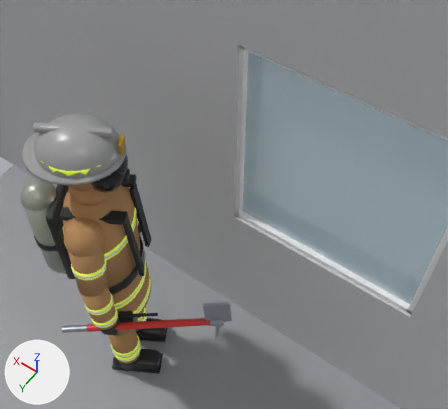
A saved change to the Blender file tools/blender/scenes/window_break.blend.
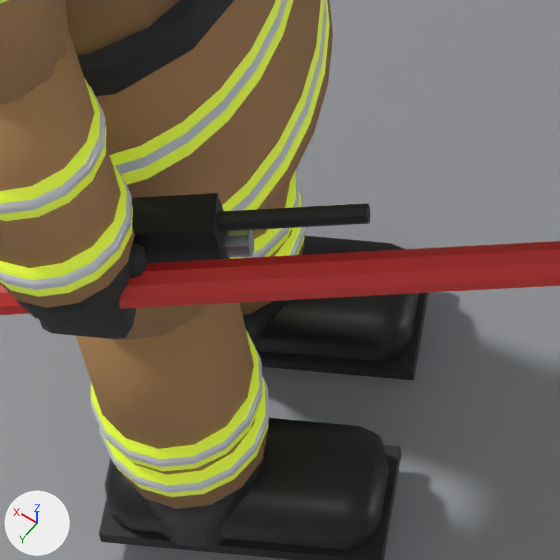
Old and new are each drawn from a 50 mm lens placed at (-0.592, 0.714, 3.496), pointed at (0.463, -0.763, 1.174) and again close up on the part from 21% to 42% of the width and 68% to 91% of the height. The axes (+X, +Y, +Z) are drawn at lower left. The lights are the same throughout. The last two pictures show the newer version.

Objects in the first close-up: 'belt', 'boot_L', 'boot_R', 'coat_skirt', 'coat_upper', 'floor', 'forearm_R', 'radio_ant', 'radio_body', 'radio_knob', 'shin_R', 'sole_R', 'tool2_shaft', 'upper_arm_R' and 22 more.
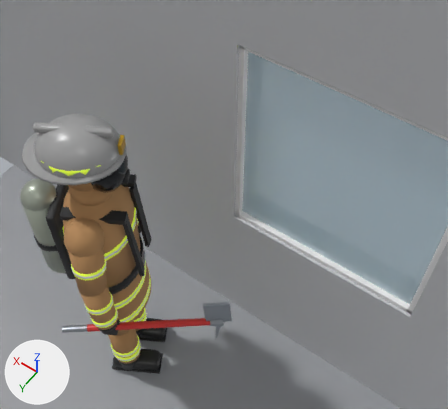
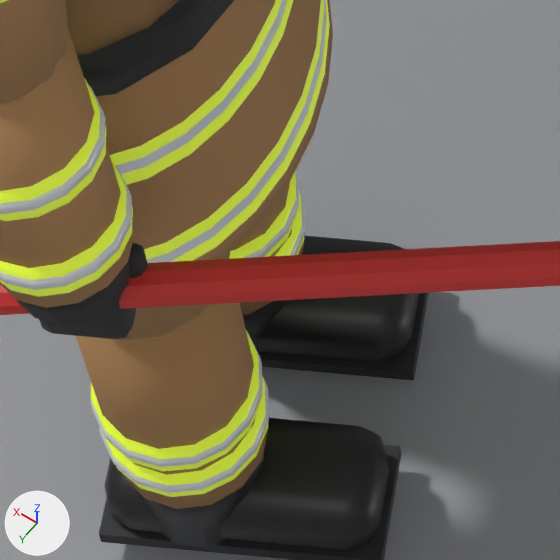
Diff of the bpy script that builds the scene:
```diff
--- a/tools/blender/scenes/window_break.blend.py
+++ b/tools/blender/scenes/window_break.blend.py
@@ ob_radio_body @@
 ob_radio_body.rotation_euler = (1.482, 0.109, -0.947)  # degrees (85, 6.2, -54)
+ob_radio_body.hide_render = True
@@ ob_radio_ant @@
 ob_radio_ant.rotation_euler = (1.482, 0.109, -0.947)  # degrees (85, 6.2, -54)
+ob_radio_ant.hide_render = True
@@ ob_radio_knob @@
 ob_radio_knob.rotation_euler = (1.482, 0.109, -0.947)  # degrees (85, 6.2, -54)
+ob_radio_knob.hide_render = True
```

Boxes [x1, y1, x2, y2] around the edits, measured in the close-ups (560 x 560 px):
'radio_body', hidden (black): before [132, 193, 230, 263]
'radio_ant', hidden (black): before [217, 203, 370, 232]
'radio_knob', hidden: before [224, 230, 254, 258]
